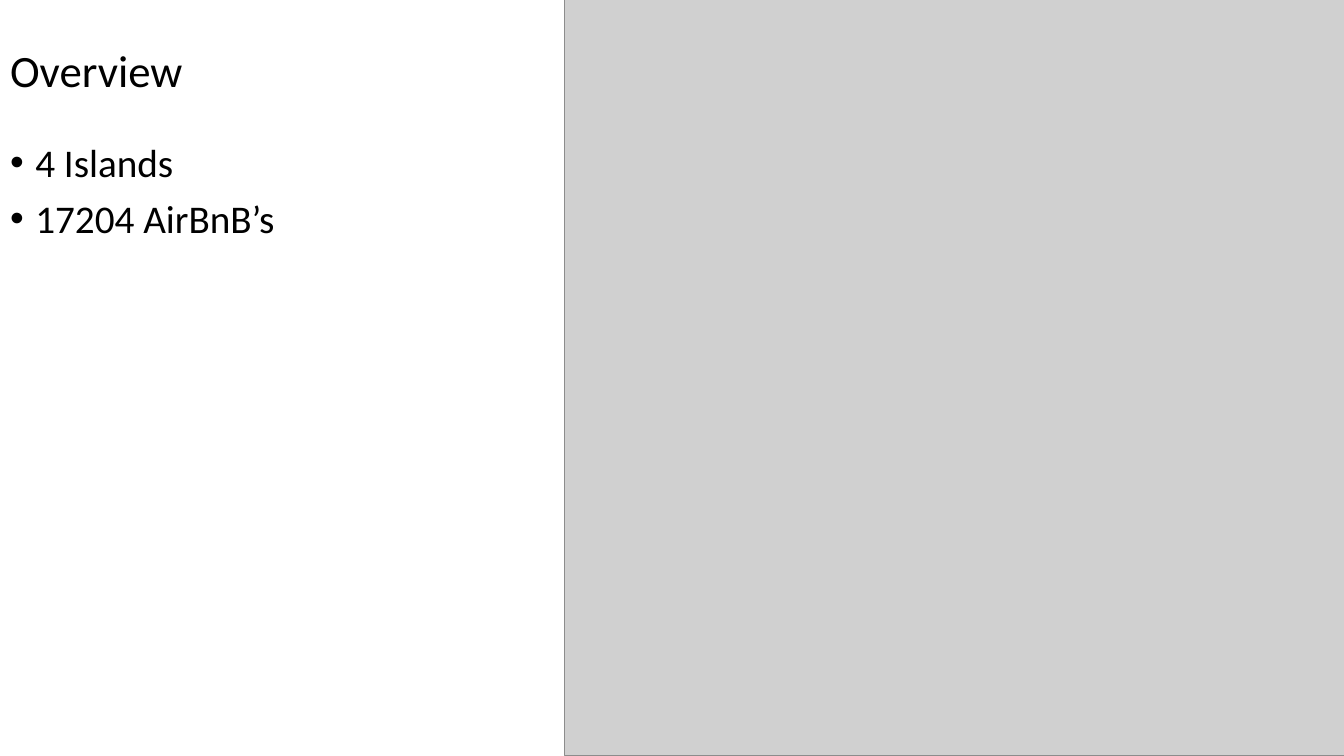
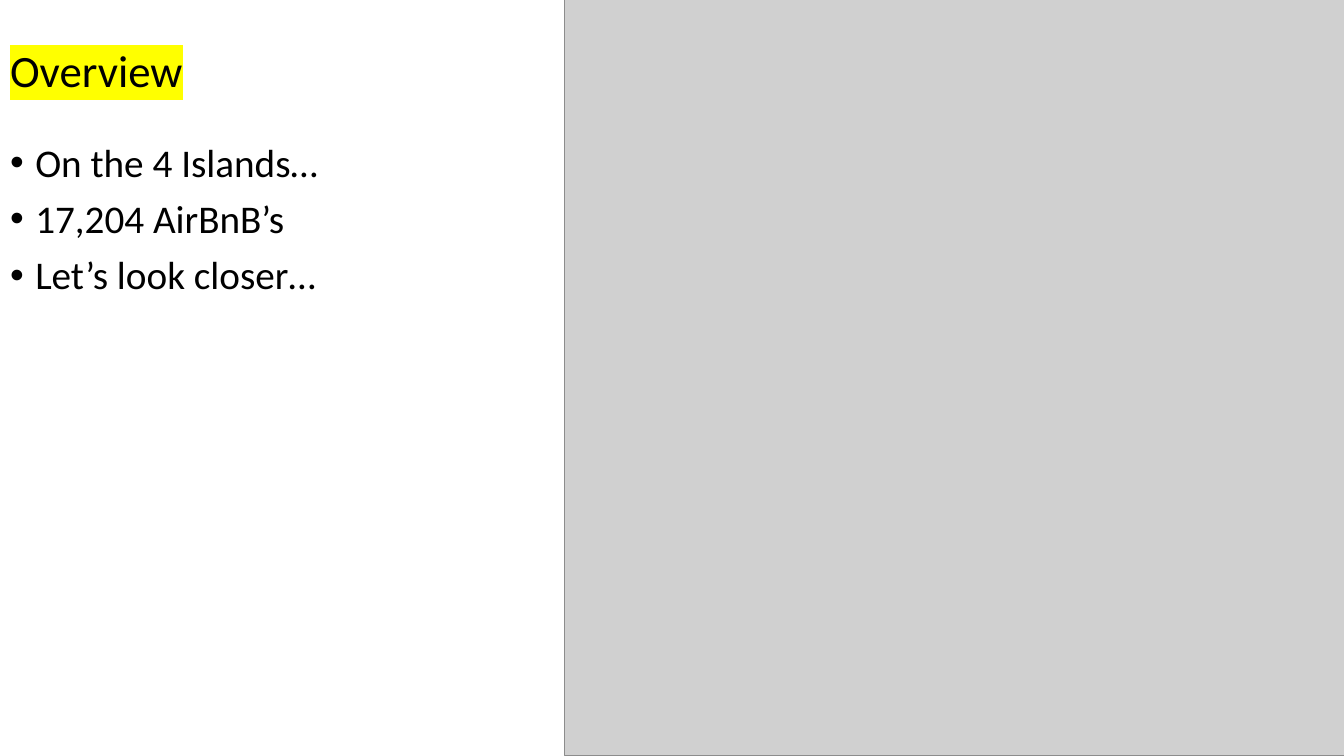
Before and after one commit to jaminiowa/Group-1-Project, a slide deck: slide 4 of Group 1 - AirBnB Presentation.pptx (slide 2 before the commit). Drawn at 1344x756 pixels with LibreOffice and Linux fonts; fonts in the diff are those of the drawing; grey boxes stand for pictures. Boxes give left, top, right and bottom in pixels: in the first picture for what was removed or moved away, otherwise in the second. Text is boxed around its words. In the diff, an @@ line names an element or a change of style, - is before the commit and + after.

```diff
--- a/Group 1 - AirBnB Presentation.pptx
+++ b/Group 1 - AirBnB Presentation.pptx
@@ title "Overview" at box(10, 56, 182, 88): highlight none to #FFFF00 @@
@@ text at box(35, 149, 317, 290): text changed @@
-• 4 Islands
-• 17204 AirBnB’s
+• On the 4 Islands…
+• 17,204 AirBnB’s
+• Let’s look closer…
```
Also in this commit, not shown: 3 other slides changed, 6 slides added.
